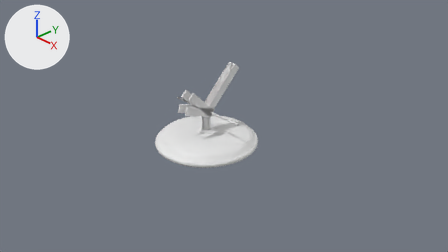
What one commit did to the Blender file S5/LampScene.blend.
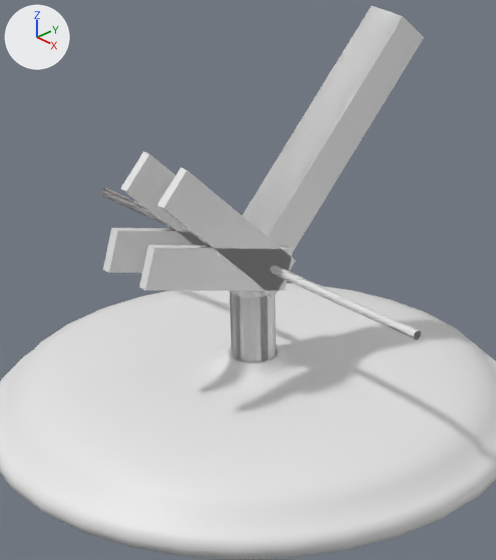
Old and new are each drawn from the file's camera 'Camera' and again close up on the part from 35% to 56% of the width and 24% to 67% of the height. The lights are fixed; the arrows at upper left show +X, +Y and +Z.

The first close-up shows 'LampBaseLP', 'Stem'.
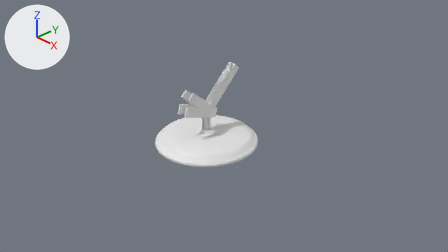
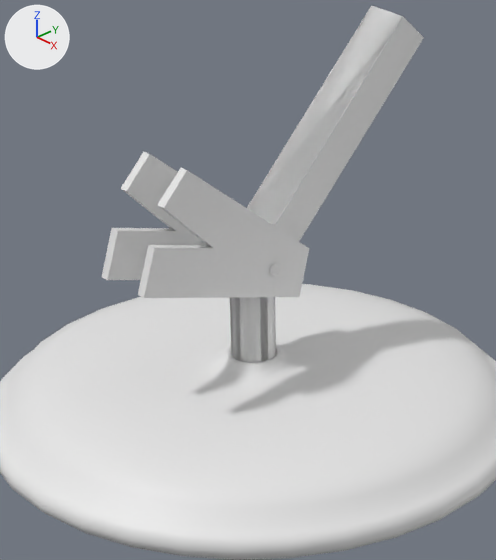
Commit message: Finished stem base

What differs and where, as boxes (x1, y1, x2, y2) in the close-ups (496 x 560 px):
'Stem', reshaped
    before: (101, 5, 424, 363)
    after: (102, 5, 424, 363)
part 1 of me_stem, added
    after: (270, 264, 280, 276)
part 2 of me_stem, cut back
    before: (103, 22, 400, 298)
    after: (102, 155, 310, 298)
part 3 of me_stem, deleted
    before: (101, 188, 421, 340)

What changed in the scene script:
```text
Change me_stem:
    used by ob_stem; location = (0.0, 0.0, 0.0)
    remove me_stem.from_pydata(...)  # 144 vertices, 96 faces, 3 loose edges; spans x -1.0..1.0, y -0.69..0.92, z 0.17..1.73
    add me_stem.from_pydata(...)  # 157 vertices, 105 faces, 2 loose edges; spans x -0.1..0.16, y -0.7..0.92, z 0.17..1.73
    me_stem part 1: a new loose piece of 64 vertices spanning x 0.0..0.16, y -0.03..0.03, z 0.78..0.83
    me_stem part 2
    27 vertices are removed from x -0.06..0.14, y -0.69..0.13, z 0.67..0.93
    30 faces are deleted
    3 loose edges are deleted
    8 vertices are added at x 0.1..0.14, y -0.7..0.21, z 0.63..1.0
    2 loose edges are added
    8 new faces join them
    me_stem part 3
    32 vertices are removed from x -1.0..1.0, y -0.02..0.02, z 0.78..0.83
    18 faces are deleted
```
